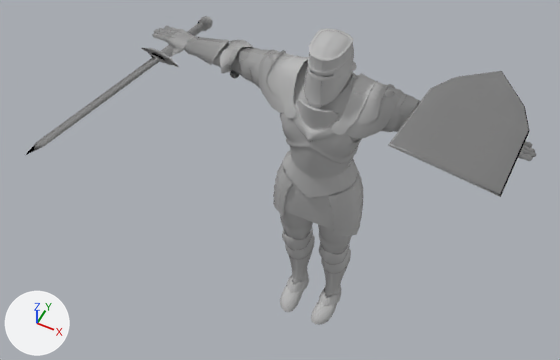
The FBX model GameTemplate/Game/Assets/modelData/player/player.fbx as it was, and as the next commit left it.
Camera for both pictures: a 50 mm lens placed at (0.89, -2.19, 3.57), pointed at (-0.15, -0.1, 0.96). The axes (+X, +Y, +Z) are drawn at lower left. The lights are the same throughout. Where no turn or scale is listed for an object, it has been applied to the vertices.

The first picture shows 'Paladin_J_Nordstrom', 'Paladin_J_Nordstrom_Helmet', 'Paladin_J_Nordstrom_Shield', 'Paladin_J_Nordstrom_Sword'.
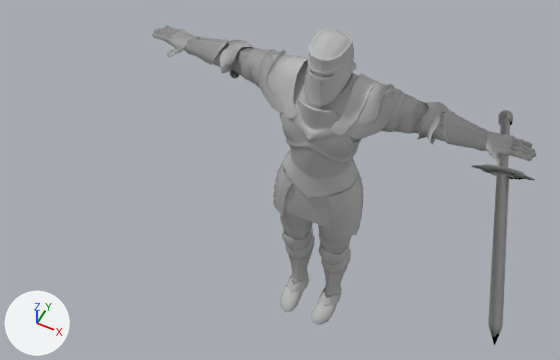
Changed parts and their boxes (x1, y1, x2, y2) in the pictures (560 x 360 px):
```json
{"object": "Paladin_J_Nordstrom_Shield", "change": "deleted", "before": [388, 71, 529, 197]}
{"object": "Paladin_J_Nordstrom_Sword", "change": "turned, rescaled", "before": [26, 16, 213, 155], "after": [471, 110, 535, 346]}
```

Edits to the scene script, one JSON object a line:
```json
{"op": "set", "path": "ob_paladin_j_nordstrom_sword.rotation_euler", "old": "(1.571, 0.0, 0.0)", "new": "(-1.571, 0.0, 0.0)", "note": "degrees (90, 0, 0) -> degrees (-90, 0, 0)"}
{"op": "set", "path": "ob_paladin_j_nordstrom_sword.scale", "old": "(0.01, 0.01, 0.01)", "new": "(-0.01, -0.01, -0.01)"}
{"op": "remove", "block": "ob_paladin_j_nordstrom_shield", "code": ["ob_paladin_j_nordstrom_shield = bpy.data.objects.new('Paladin_J_Nordstrom_Shield', me_mesh_003)", "ob_paladin_j_nordstrom_shield.location = (0.0, 0.0, 0.0)"]}
```
